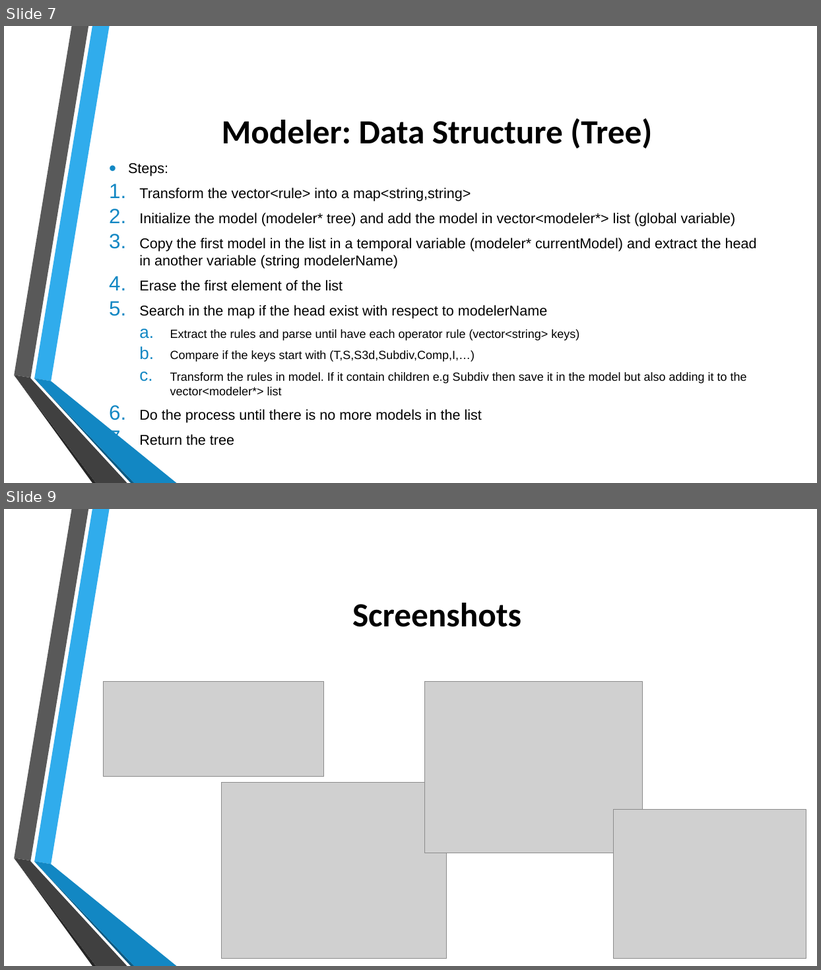
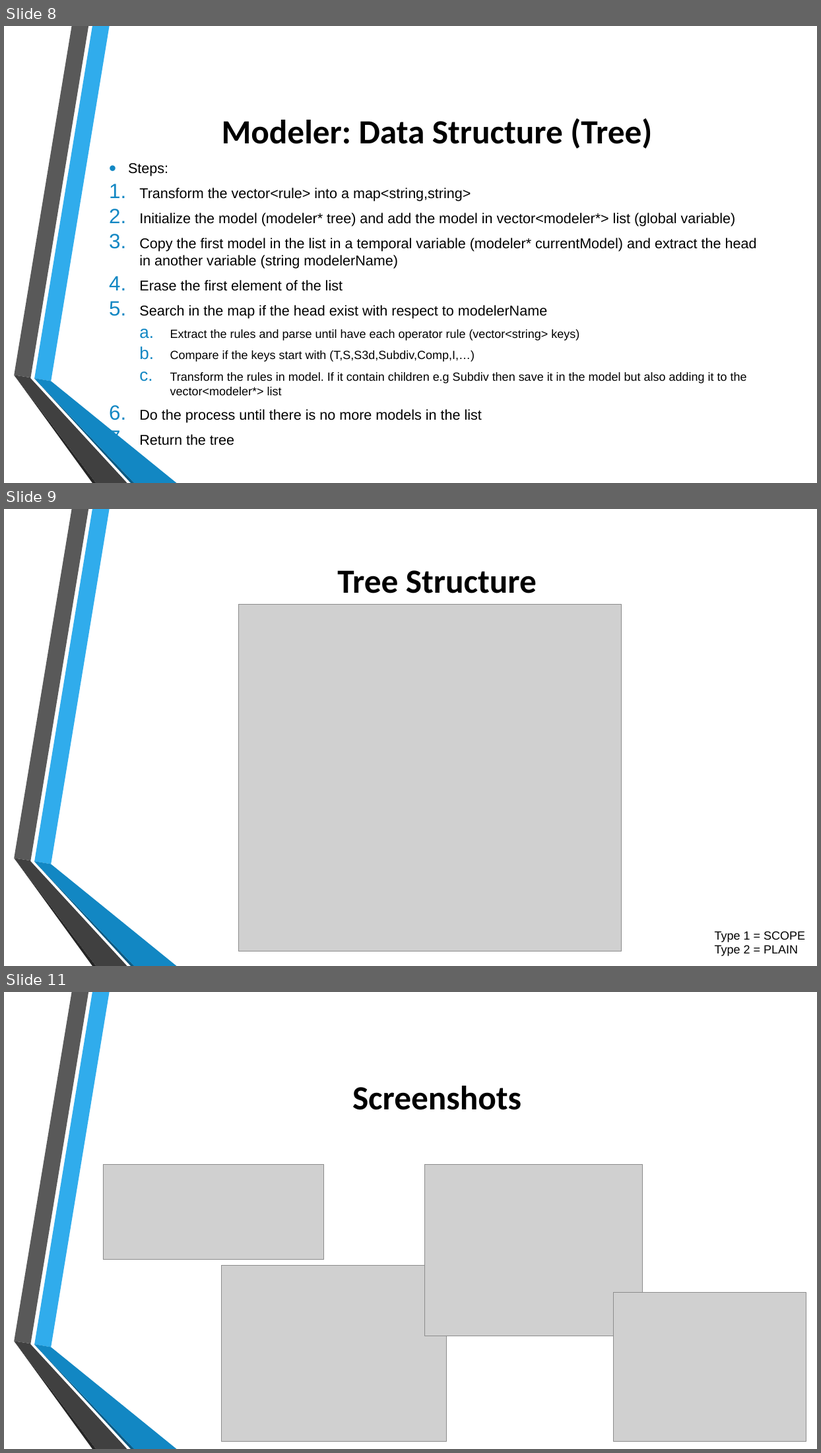
Before and after one commit to jtrillos/ProceduralModelingProject, a slide deck: Final Presentation.pptx. Shown one above the other, each under a label of ours: slides 7 and 9 before the commit, slides 8, 9 and 11 after it; the slides between them are not shown. The pictures are 821x970 and 821x1453 pixels, drawn with LibreOffice and Linux fonts; fonts in the diff are those of the drawing; grey boxes stand for pictures; background and template pictures are left out. Boxes give left, top, right and bottom in pixels: in the first picture for what was removed or moved away, otherwise in the second. Text is boxed around its words. In the diff, an @@ line names an element or a change of style, - is before the commit and + after.

Commit message:
updating slides and fixing some inexplicable structure code :P

```diff
--- a/Final Presentation.pptx
+++ b/Final Presentation.pptx
@@ slide 9 added at [4,509,817,966], background picture (left out); not listed: 6 template elements that a slide beside it also shows @@
@@ title added at [337,570,537,593], 40 pt, text #000000, bold @@
+Tree Structure
@@ picture added at [239,604,622,951] @@
@@ text added at [715,931,805,956], 14 pt, text #000000 @@
+Type 1 = SCOPE
+Type 2 = PLAIN
@@ what was slide 7 is now slide 8 @@
@@ what was slide 9 is now slide 11 @@
```
Also in this commit, not shown: 1 slide changed, 1 other slide added, 3 other files.
